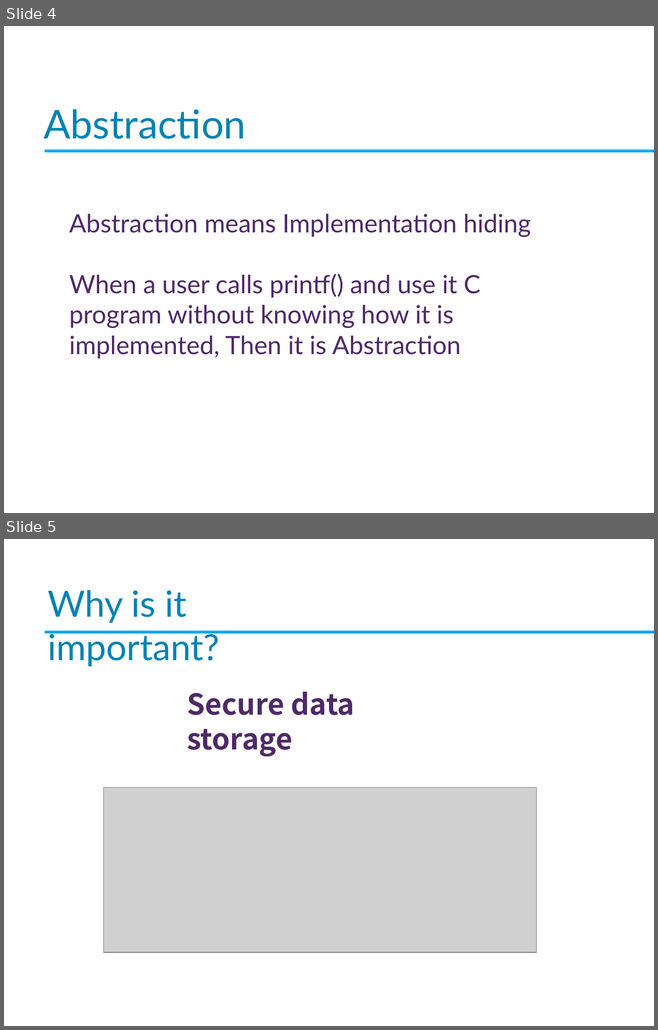
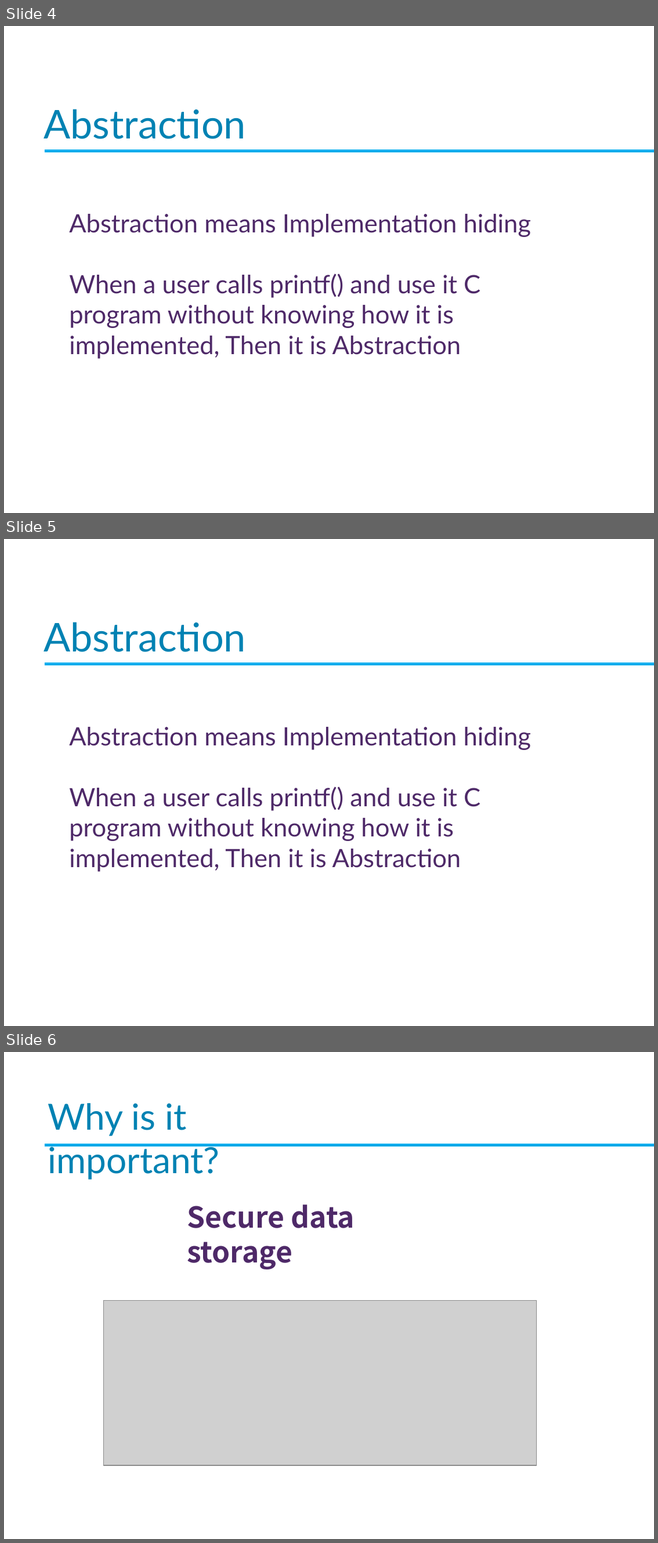
Before and after one commit to Imran4424/C-Plus-Plus-Object-Oriented, a slide deck: OOP.pptx. Shown one above the other, each under a label of ours: slides 4 and 5 before the commit, slides 4, 5 and 6 after it. The pictures are 658x1030 and 658x1543 pixels, drawn with LibreOffice and Linux fonts; fonts in the diff are those of the drawing; grey boxes stand for pictures; background and template pictures are left out. Boxes give left, top, right and bottom in pixels: in the first picture for what was removed or moved away, otherwise in the second. Text is boxed around its words. In the diff, an @@ line names an element or a change of style, - is before the commit and + after.

Commit message:
oop slide

```diff
--- a/OOP.pptx
+++ b/OOP.pptx
@@ slide 5 added at (4, 539, 654, 1026), background picture (left out) @@
@@ text added at (43, 622, 246, 652), 44 pt, text #0083B3 @@
+Abstraction
@@ rectangle added at (45, 663, 654, 665), fill gradient #4BB7F4 to #00AEEF to #009BD4, outline #00AEEF 0.5 pt @@
@@ text added at (69, 727, 531, 872), 28 pt, text #4E2968 @@
+Abstraction means Implementation hiding
+When a user calls printf() and use it C program without knowing how it is implemented, Then it is Abstraction
@@ what was slide 5 is now slide 6 @@
```
